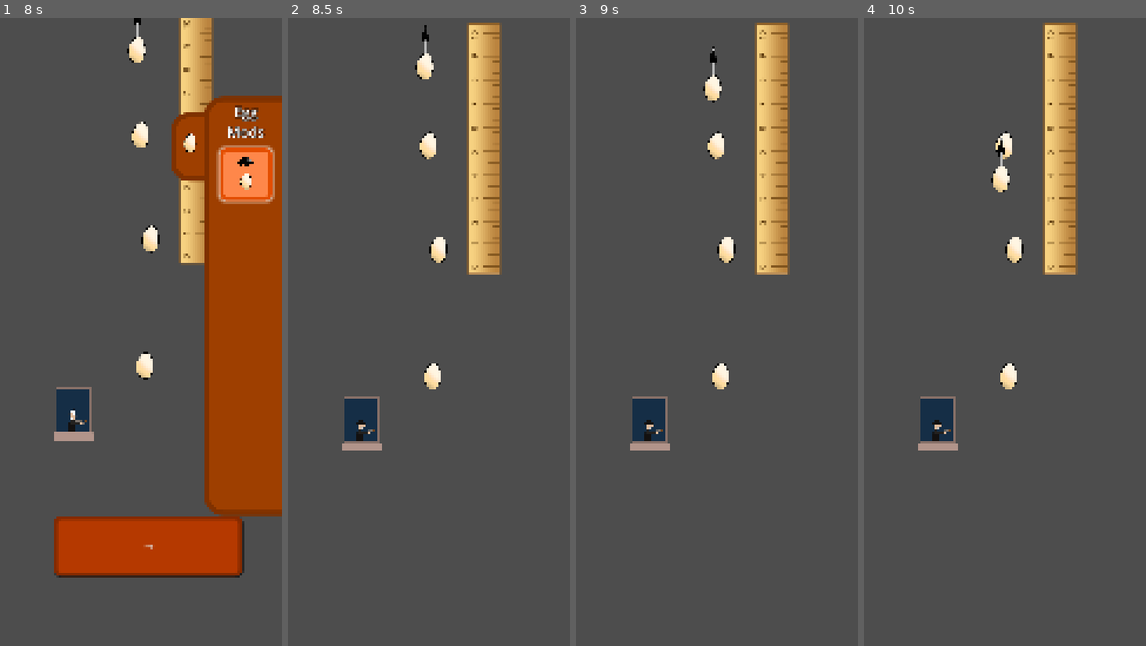
Above: before the commit, frames 1-4 (left to right).
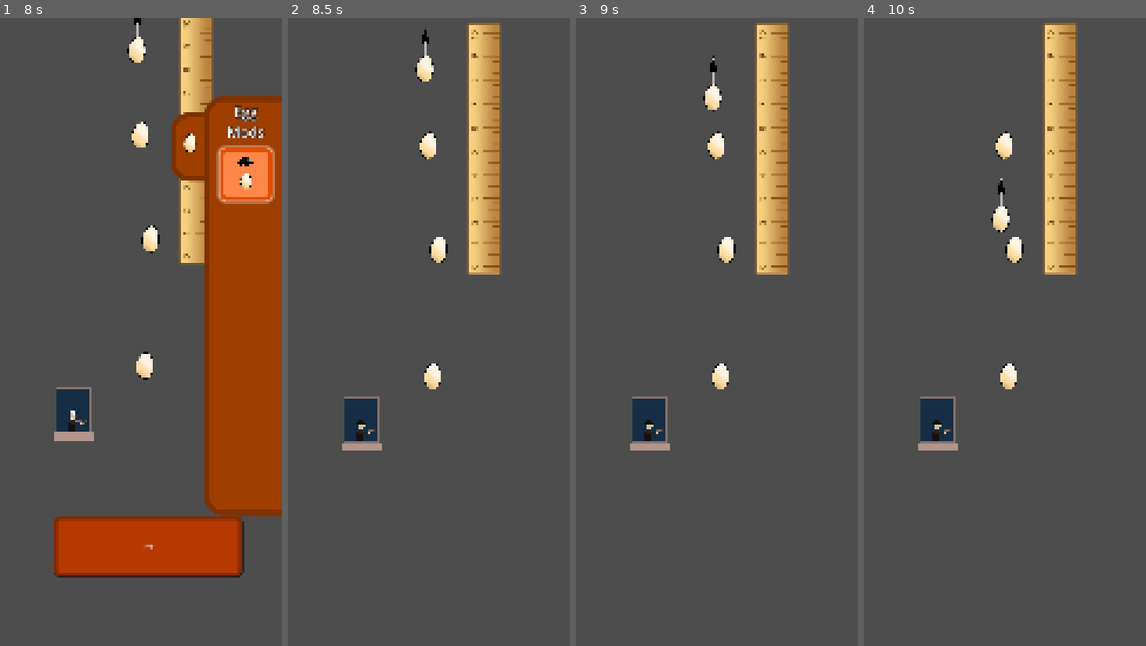
Above: after the commit, the same moments.

Repository: KaratePikachu/egg-drop
Game: Godot game, scene res://ui/main_menu/main_menu.tscn
Two runs of this game, one before a commit and one after it. Both use one fixed random seed, a clock stepped at 60 frames per second and the inputs below. The project has no main scene, so this scene is started directly. The engine's default icon, where the game draws it, is replaced by a stand-in: a white triangle on a blue panel in a dark square.
Inputs (mouse positions are in pixels of both pictures, inside the frame that each line leads up to):
- Up to frame 1 (8 s): click "Start" at 0.5 s; tap Enter at 1.25 s; move the mouse to (203, 300) at 1.27 s; hold S (right_bomb) 1.28-2.03 s; tap T (bottom_bomb) at 1.35, 4.35 s; move the mouse to (84, 363) at 2.02 s; hold W (left_bomb) 2.03-2.78 s; click (84, 363) at 2.1 s; move the mouse to (169, 193) at 2.77 s; hold Mouse wheel down (scroll_down) 2.78-3.53 s; hold S (right_bomb) 2.78-4.28 s; move the mouse to (126, 457) at 3.52 s; tap Mouse wheel up (scroll_up) at 3.6 s; move the mouse to (225, 426) at 4.27 s; hold W (left_bomb) 4.28-6.5 s; move the mouse to (56, 237) at 5.02 s; click (56, 237) at 5.1 s; move the mouse to (155, 332) at 5.77 s; hold Mouse wheel down (scroll_down) 5.78-6.5 s; click (279, 143) at 6.5 s; click (245, 175) at 7.25 s
- Up to frame 2 (8.5 s): click "Drop" at 8 s
- Up to frame 3 (9 s): move the mouse to (674, 175) at 8.77 s; hold S (right_bomb) from 8.78 s (still down); tap Mouse wheel up (scroll_up) at 8.85 s
- Up to frame 4 (10 s): keep holding S (right_bomb); move the mouse to (1067, 300) at 9.52 s; tap T (bottom_bomb) at 9.6 s

Frame 1 is identical in both runs. In frame 2, 0.1% of the frame differs, in the area x 45-52%, y 1-11%; in frame 3, 0.3%; in frame 4, 0.5%, in the area x 45-52%, y 19-35%.

Commit message:
Made Level 2 layout
I laid out level 2 and also increased the gravity scale and umbrella fall speed of the egg.

Diff:
--- a/egg/egg.gd
+++ b/egg/egg.gd
@@ -150,7 +150,7 @@
 			velocity.y += (parachute_terminal_velocity - velocity.y) * delta * 1.5
 	else:
 		if not landed:
-			velocity.y += (600 * delta)
+			velocity.y += (800 * delta)
 	move_and_slide()
 
 func death() -> void:
--- a/egg/egg.tscn
+++ b/egg/egg.tscn
@@ -64,7 +64,7 @@
 
 [node name="Egg" type="CharacterBody2D" unique_id=804795384 groups=["egg"]]
 script = ExtResource("1_umx0v")
-parachute_terminal_velocity = 180.0
+parachute_terminal_velocity = 200.0
 modifications = Array[ExtResource("2_1neqk")]([SubResource("Resource_2h7ub"), SubResource("Resource_u6fx5"), SubResource("Resource_grnsv"), SubResource("Resource_7vm0l"), SubResource("Resource_88ix8"), SubResource("Resource_3d5hr")])
 
 [node name="Egg" type="Sprite2D" parent="." unique_id=2046109628]
--- /dev/null
+++ b/level/levels/level_2.tscn
@@ -0,0 +1,105 @@
+[gd_scene format=3 uid="uid://84cppem4gc4b"]
+
+[ext_resource type="PackedScene" uid="uid://cpg0ctscpw0h5" path="res://level/level.tscn" id="1_8pmo6"]
+[ext_resource type="PackedScene" uid="uid://dddb54taxyof4" path="res://obstacles/shark/shark.tscn" id="2_s8rxg"]
+
+[node name="Level" unique_id=1976594912 instance=ExtResource("1_8pmo6")]
+
+[node name="Shark" parent="." index="6" unique_id=645416866 instance=ExtResource("2_s8rxg")]
+position = Vector2(1582, 12706)
+
+[node name="Warning" parent="Shark" index="0" unique_id=1683182662]
+position = Vector2(0, -10685)
+
+[node name="Shark2" parent="." index="7" unique_id=1221992302 instance=ExtResource("2_s8rxg")]
+position = Vector2(1168, 12706)
+
+[node name="Warning" parent="Shark2" index="0" unique_id=1683182662]
+position = Vector2(0, -10685)
+
+[node name="Shark3" parent="." index="8" unique_id=2128463957 instance=ExtResource("2_s8rxg")]
+position = Vector2(763, 12706)
+
+[node name="Warning" parent="Shark3" index="0" unique_id=1683182662]
+position = Vector2(0, -10685)
+
+[node name="Shark4" parent="." index="9" unique_id=1327982063 instance=ExtResource("2_s8rxg")]
+position = Vector2(285, 14196)
+
+[node name="Warning" parent="Shark4" index="0" unique_id=1683182662]
+position = Vector2(0, -10685)
+
+[node name="Shark12" parent="." index="10" unique_id=1859992220 instance=ExtResource("2_s8rxg")]
+position = Vector2(735, 14196)
+
+[node name="Warning" parent="Shark12" index="0" unique_id=1683182662]
+position = Vector2(0, -10685)
+
+[node name="Shark13" parent="." index="11" unique_id=1903731055 instance=ExtResource("2_s8rxg")]
+position = Vector2(1589, 14196)
+
+[node name="Warning" parent="Shark13" index="0" unique_id=1683182662]
+position = Vector2(0, -10685)
+
+[node name="Shark7" parent="." index="12" unique_id=417376239 instance=ExtResource("2_s8rxg")]
+position = Vector2(331, 12720)
+
+[node name="Warning" parent="Shark7" index="0" unique_id=1683182662]
+position = Vector2(0, -10685)
+
+[node name="Shark14" parent="." index="13" unique_id=1642837164 instance=ExtResource("2_s8rxg")]
+position = Vector2(-587, 12720)
+
+[node name="Warning" parent="Shark14" index="0" unique_id=1683182662]
+position = Vector2(0, -10685)
+
+[node name="Shark5" parent="." index="14" unique_id=112602449 instance=ExtResource("2_s8rxg")]
+position = Vector2(-142, 14196)
+
+[node name="Warning" parent="Shark5" index="0" unique_id=1683182662]
+position = Vector2(0, -10685)
+
+[node name="Shark6" parent="." index="15" unique_id=1410714223 instance=ExtResource("2_s8rxg")]
+position = Vector2(-547, 14196)
+
+[node name="Warning" parent="Shark6" index="0" unique_id=1683182662]
+position = Vector2(0, -10685)
+
+[node name="Shark8" parent="." index="16" unique_id=1577632145 instance=ExtResource("2_s8rxg")]
+position = Vector2(1155, 15655)
+
+[node name="Warning" parent="Shark8" index="0" unique_id=1683182662]
+position = Vector2(0, -10685)
+
+[node name="Shark15" parent="." index="17" unique_id=906047261 instance=ExtResource("2_s8rxg")]
+position = Vector2(1605, 15655)
+
+[node name="Warning" parent="Shark15" index="0" unique_id=1683182662]
+position = Vector2(0, -10685)
+
+[node name="Shark9" parent="." index="18" unique_id=1783226565 instance=ExtResource("2_s8rxg")]
+position = Vector2(728, 15655)
+
+[node name="Warning" parent="Shark9" index="0" unique_id=1683182662]
+position = Vector2(0, -10685)
+
+[node name="Shark10" parent="." index="19" unique_id=1431442544 instance=ExtResource("2_s8rxg")]
+position = Vector2(-521, 15655)
+
+[node name="Warning" parent="Shark10" index="0" unique_id=1683182662]
+position = Vector2(0, -10685)
+
+[editable path="Shark"]
+[editable path="Shark2"]
+[editable path="Shark3"]
+[editable path="Shark4"]
+[editable path="Shark12"]
+[editable path="Shark13"]
+[editable path="Shark7"]
+[editable path="Shark14"]
+[editable path="Shark5"]
+[editable path="Shark6"]
+[editable path="Shark8"]
+[editable path="Shark15"]
+[editable path="Shark9"]
+[editable path="Shark10"]
--- a/obstacles/shark/shark.gd
+++ b/obstacles/shark/shark.gd
@@ -15,7 +15,7 @@
 
 # Called when the node enters the scene tree for the first time.
 func _ready() -> void:
-	jump_height = abs(warning.position.y - shark.position.y)
+	jump_height = abs(warning.position.y - shark.position.y) + 50
 	initial_height = shark.position.y
 
 func _trigger_jump() -> void:
--- a/obstacles/shark/shark.tscn
+++ b/obstacles/shark/shark.tscn
@@ -1,14 +1,14 @@
 [gd_scene format=3 uid="uid://dddb54taxyof4"]
 
 [ext_resource type="Texture2D" uid="uid://btt1bfnl6aatn" path="res://assets/JamfestFall2027Art/JamfestFall2027Art/SharkArt.png" id="1_6ac07"]
-[ext_resource type="Script" uid="uid://by84ue5mylwim" path="res://obstacles/shark/shark.gd" id="1_d5vcm"]
+[ext_resource type="Script" uid="uid://b20x6sfaosegf" path="res://obstacles/shark/shark.gd" id="1_d5vcm"]
 [ext_resource type="Texture2D" uid="uid://ugn6c2q0vnag" path="res://assets/JamfestFall2027Art/JamfestFall2027Art/SharkWarningSignArt.png" id="3_7nd8w"]
 
 [sub_resource type="RectangleShape2D" id="RectangleShape2D_sita2"]
 size = Vector2(319, 301)
 
 [sub_resource type="RectangleShape2D" id="RectangleShape2D_087e3"]
-size = Vector2(141, 568)
+size = Vector2(141, 632)
 
 [node name="Shark" type="CharacterBody2D" unique_id=645416866]
 script = ExtResource("1_d5vcm")
@@ -31,7 +31,8 @@
 position = Vector2(7, 0)
 
 [node name="CollisionShape2D" type="CollisionShape2D" parent="Shark/SharkArea" unique_id=388825407]
-position = Vector2(-3, 43)
+position = Vector2(-3, 11)
+scale = Vector2(2.2400017, 1)
 shape = SubResource("RectangleShape2D_087e3")
 
 [node name="Sprite2D" type="Sprite2D" parent="Shark" unique_id=1663812196]
